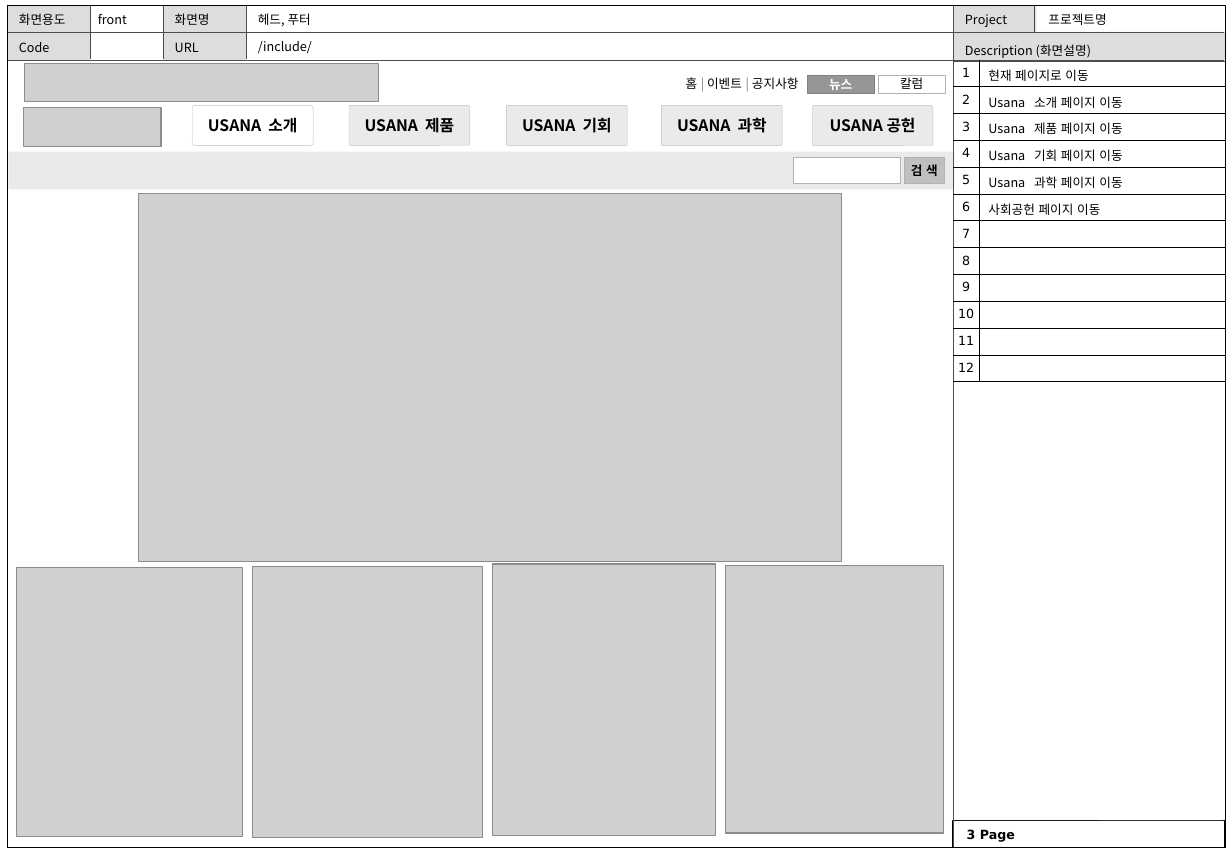
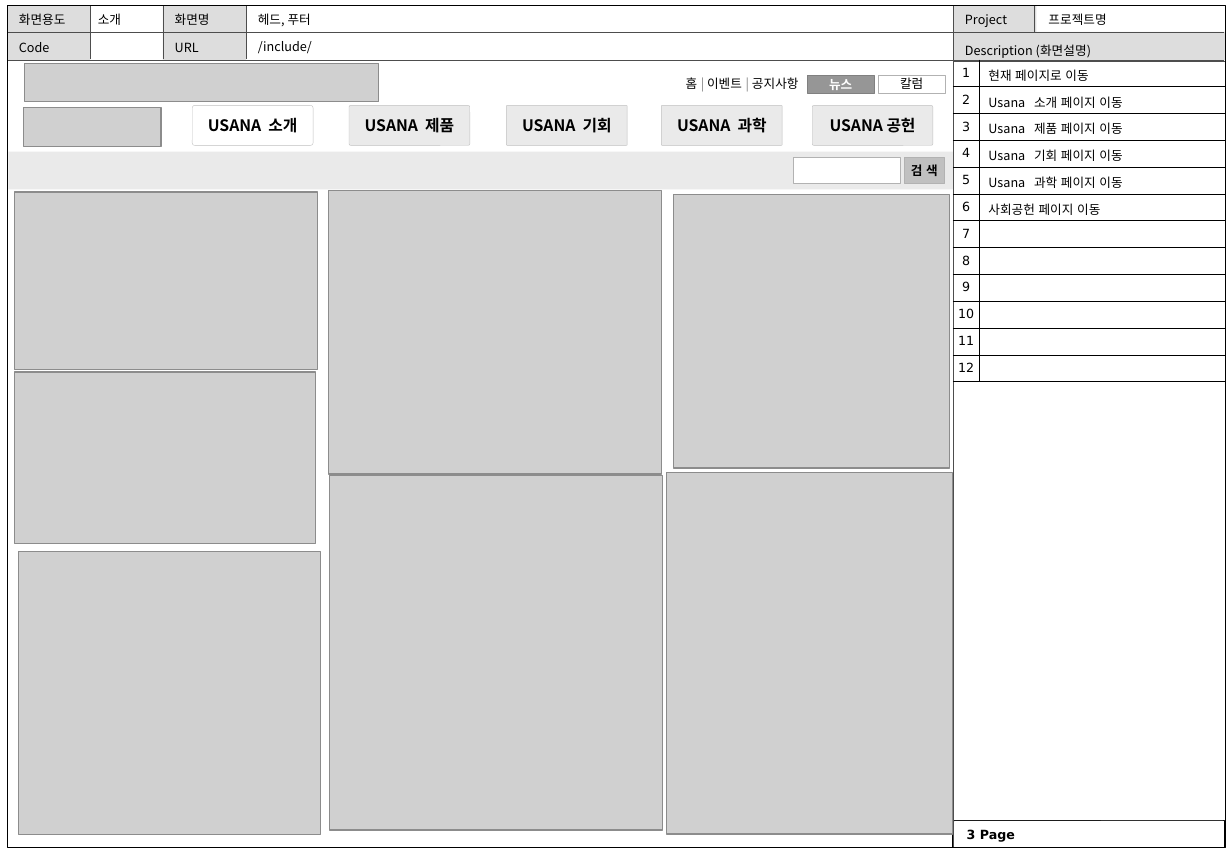
Before and after one commit to aone1234/query, a slide deck: slide 4 of 웹용_스토리보드_HMH.pptx. Drawn at 1232x853 pixels with LibreOffice and Linux fonts; fonts in the diff are those of the drawing; grey boxes stand for pictures. Boxes give left, top, right and bottom in pixels: in the first picture for what was removed or moved away, otherwise in the second. Text is boxed around its words. In the diff, an @@ line names an element or a change of style, - is before the commit and + after.

```diff
--- a/웹용_스토리보드_HMH.pptx
+++ b/웹용_스토리보드_HMH.pptx
@@ text at (98,13,121,25): text changed @@
-front
+소개
@@ picture: place and size @@
-picture at (139,193,842,562)
+picture at (15,192,319,370)
@@ picture added at (328,191,661,474) @@
@@ picture added at (673,195,950,469) @@
@@ picture added at (15,372,315,544) @@
@@ picture added at (330,476,663,830) @@
@@ picture: place and size @@
-picture at (726,565,944,833)
+picture at (667,473,953,835)
@@ picture: place and size @@
-picture at (16,568,242,836)
+picture at (18,552,321,834)
@@ picture removed at (253,567,482,837) @@
@@ picture removed at (493,564,716,836) @@
```
Also in this commit, not shown: 4 other slides changed.
